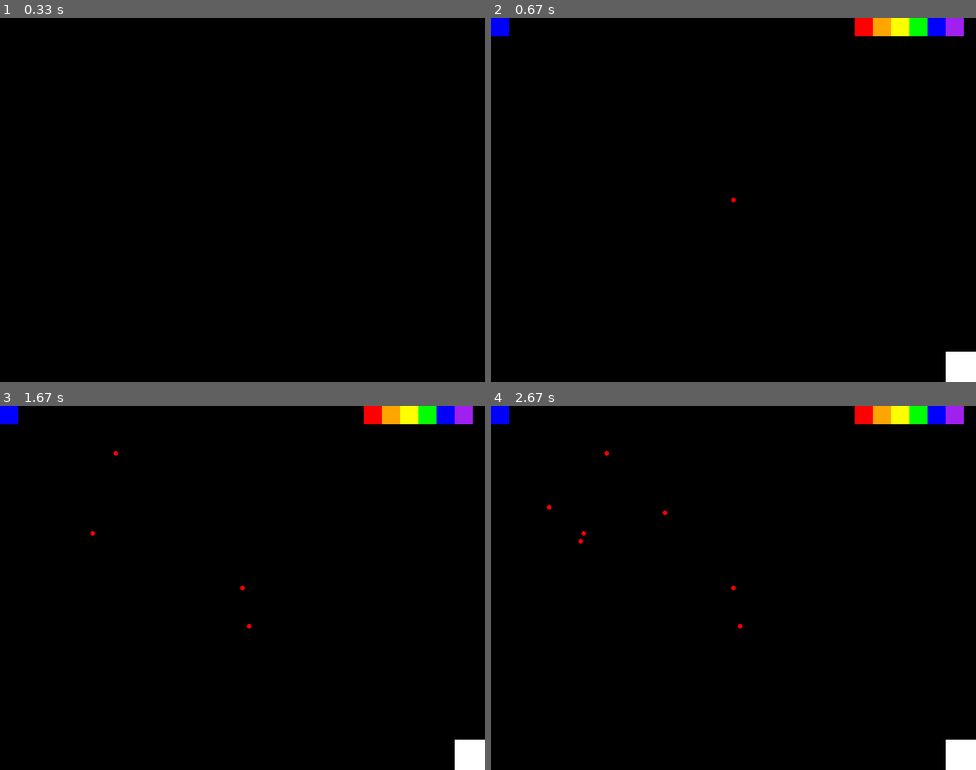
Above: before the commit, frames 1-4 (two rows, left to right).
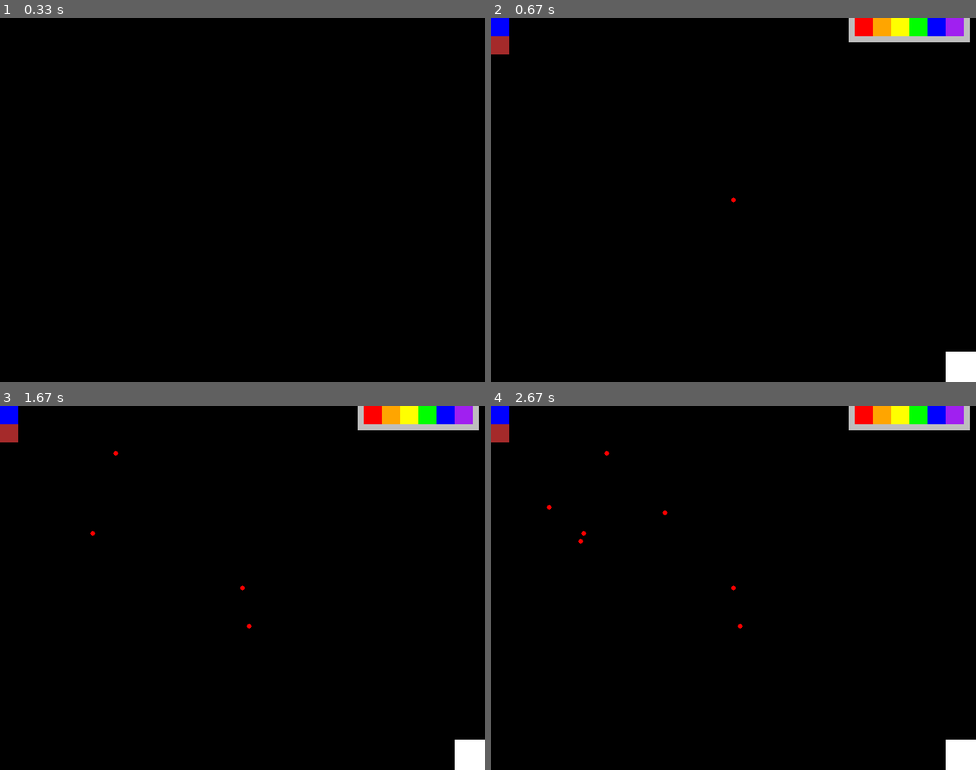
Above: after the commit, the same moments.

Repository: alabayk/paint_on_pygame
Game: pygame game, started from paint.py
Same seed, same stepped clock (60 frames per second), same inputs: the game is played once before the commit and once after it.
Inputs (mouse positions are in pixels of both pictures, inside the frame that each line leads up to):
- Up to frame 1 (0.33 s): no input
- Up to frame 2 (0.67 s): click (733, 200) at 0.38 s
- Up to frame 3 (1.67 s): click (92, 533) at 0.77 s; click (116, 453) at 1.07 s; click (247, 624) at 1.4 s
- Up to frame 4 (2.67 s): click (665, 511) at 1.73 s; click (549, 507) at 2.08 s; click (578, 540) at 2.4 s

Frame 1 is identical in both runs. In frame 2, 0.7% of the frame differs, in the area x 0-99%, y 0-10%; in frame 3, 0.7%; in frame 4, 0.7%.

Commit message:
кнопка очистки экрана видоизменил палитру

Diff:
--- a/paint.py
+++ b/paint.py
@@ -11,19 +11,28 @@
 rad = 4
 filename = ''
 zvet = pygame.Color('RED')
+start = True
 
-while running:
+def baza():
+    screen.fill(pygame.Color('black'))
+    if flag_ris:
+        pygame.draw.rect(screen, pygame.Color('Blue'), [0, 0, 30, 30], )
+    elif flag_lastika:
+        pygame.draw.rect(screen, pygame.Color('Green'), [0, 0, 30, 30], )
     pygame.draw.rect(screen, pygame.Color('white'), [750, 550, 50, 50], )
+    pygame.draw.rect(screen, pygame.Color('gray'), [590, 0, 200, 40], )
     pygame.draw.rect(screen, pygame.Color('red'), [600, 0, 30, 30], )
     pygame.draw.rect(screen, pygame.Color('orange'), [630, 0, 30, 30], )
     pygame.draw.rect(screen, pygame.Color('yellow'), [660, 0, 30, 30], )
     pygame.draw.rect(screen, pygame.Color('green'), [690, 0, 30, 30], )
     pygame.draw.rect(screen, pygame.Color('blue'), [720, 0, 30, 30], )
     pygame.draw.rect(screen, pygame.Color('purple'), [750, 0, 30, 30], )
-    if flag_ris:
-        pygame.draw.rect(screen, pygame.Color('Blue'), [0, 0, 30, 30], )
-    elif flag_lastika:
-        pygame.draw.rect(screen, pygame.Color('Green'), [0, 0, 30, 30], )
+    pygame.draw.rect(screen, pygame.Color('brown'), [0, 30, 30, 30], )
+while running:
+    if start:
+        baza()
+        start = False
+
     for event in pygame.event.get():
         if event.type == pygame.QUIT:
             running = False
@@ -59,8 +68,13 @@
             pygame.display.update()
         if event.type == pygame.MOUSEBUTTONDOWN and 750 <= event.pos[0] <= 779 and event.pos[1] <= 30:
             zvet = pygame.Color('purple')
+            pygame.display.flip()
             pygame.display.update()
 
+        if event.type == pygame.MOUSEBUTTONDOWN and event.pos[0] <= 30 and 30 <= event.pos[1] <= 59:
+            baza()
+            pygame.display.flip()
+            start = True
         if event.type == pygame.MOUSEBUTTONUP:
             nazhat = False
 
